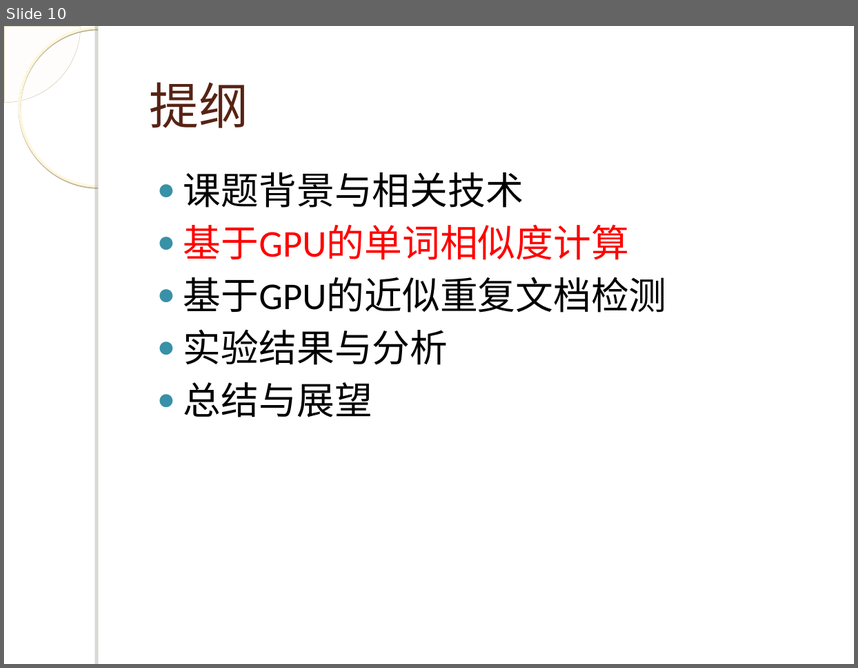
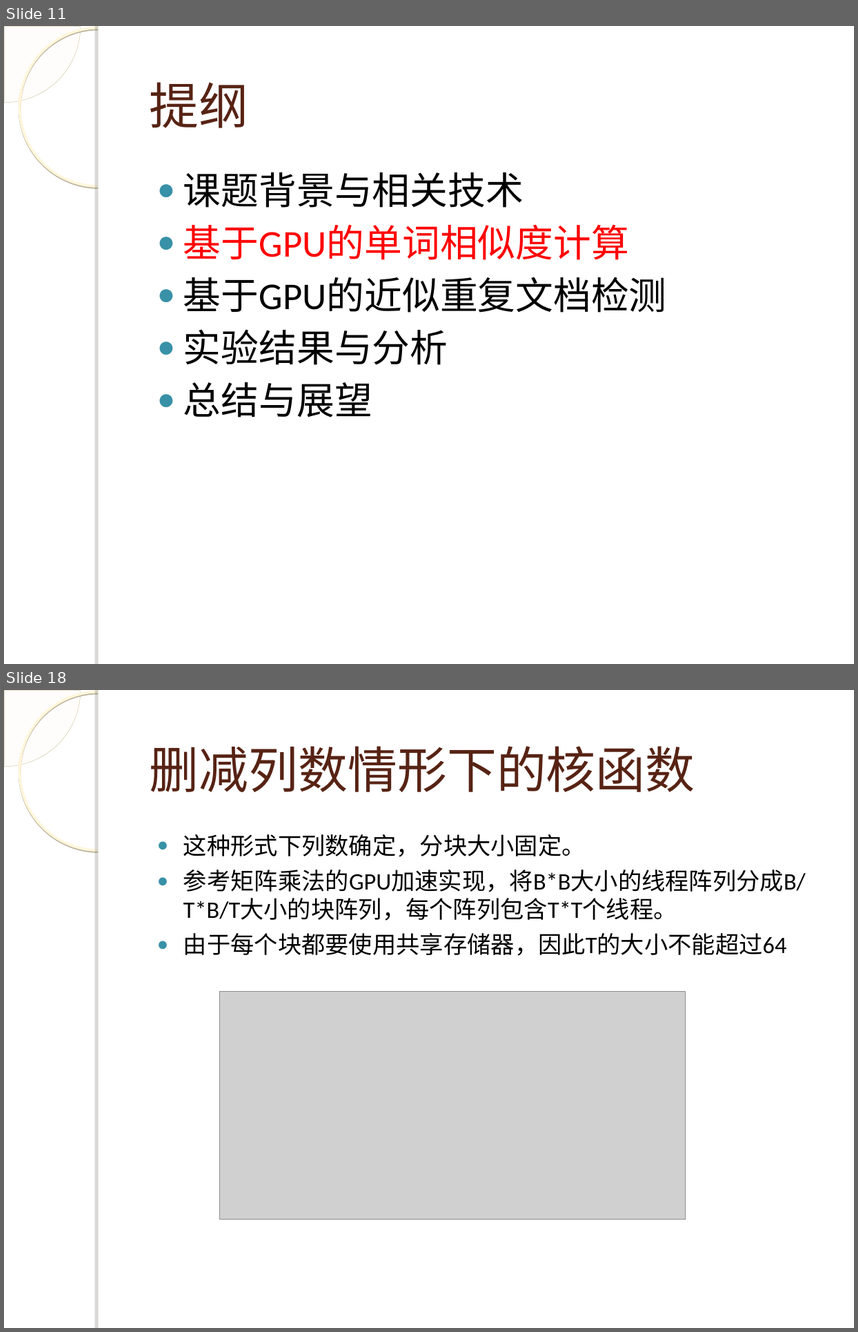
Before and after one commit to WangJunqiao/Tech-Study, a slide deck: 答辩.ppt. Shown one above the other, each under a label of ours: slide 10 before the commit, slides 11 and 18 after it; the slides between them are not shown. The pictures are 858x668 and 858x1332 pixels, drawn with LibreOffice and Linux fonts; fonts in the diff are those of the drawing; grey boxes stand for pictures; background and template pictures are left out. Boxes give left, top, right and bottom in pixels: in the first picture for what was removed or moved away, otherwise in the second. Text is boxed around its words. In the diff, an @@ line names an element or a change of style, - is before the commit and + after.

```diff
--- a/答辩.ppt
+++ b/答辩.ppt
@@ slide 18 added at (4,690,854,1328), background picture (left out); not listed: 4 template elements that a slide beside it also shows @@
@@ title added at (150,746,695,792), 42 pt, text #572314 @@
+删减列数情形下的核函数
@@ text added at (183,834,806,956), 20 pt, text #000000 @@
+● 这种形式下列数确定，分块大小固定。
+● 参考矩阵乘法的GPU加速实现，将B*B大小的线程阵列分成B/T*B/T大小的块阵列，每个阵列包含T*T个线程。
+● 由于每个块都要使用共享存储器，因此T的大小不能超过64
@@ picture added at (220,992,686,1220) @@
@@ what was slide 10 is now slide 11 @@
```
Also in this commit, not shown: 4 slides changed, 24 other slides added, 1 slide removed, 1 other file.
